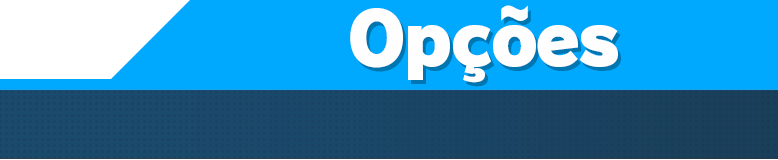
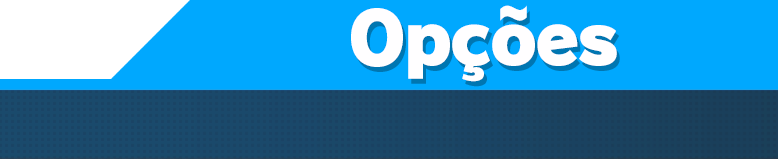
Before/after of a 778 × 160 layered artwork. What changed in the layer stack:
added layer "Opções V2 Centralizado" above "Opções V2" over [351, 5, 617, 82]
hid "Opções" over [350, 5, 618, 83]
renamed "Camada 2" to "Clean", painted on it over [350, 5, 621, 87]
renamed "Camada 1" to "Original", hid it over [350, 5, 621, 87]
